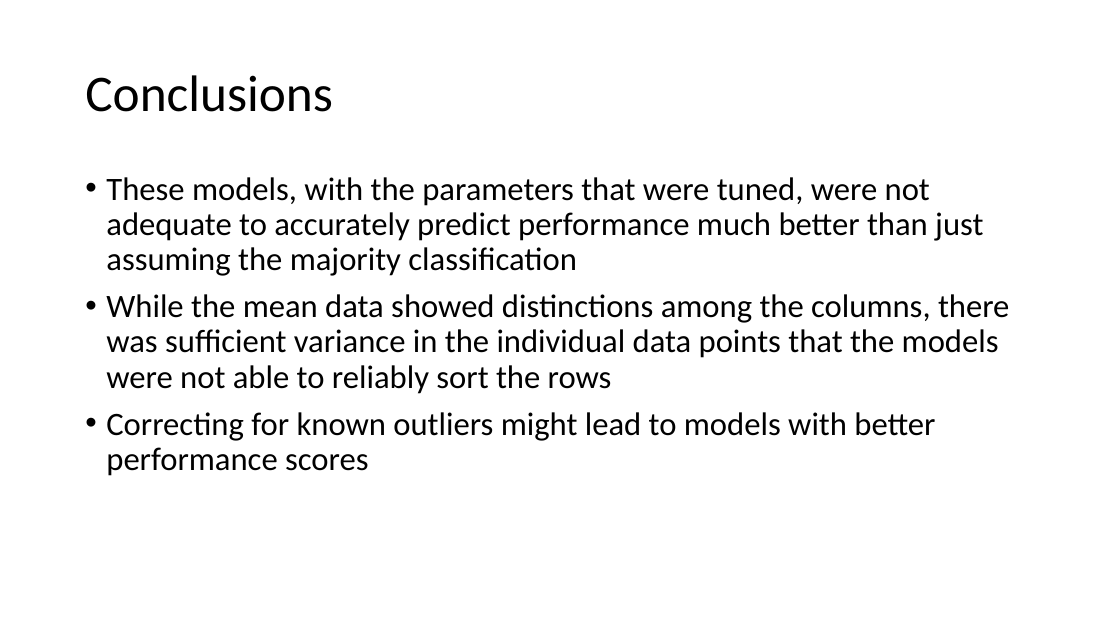
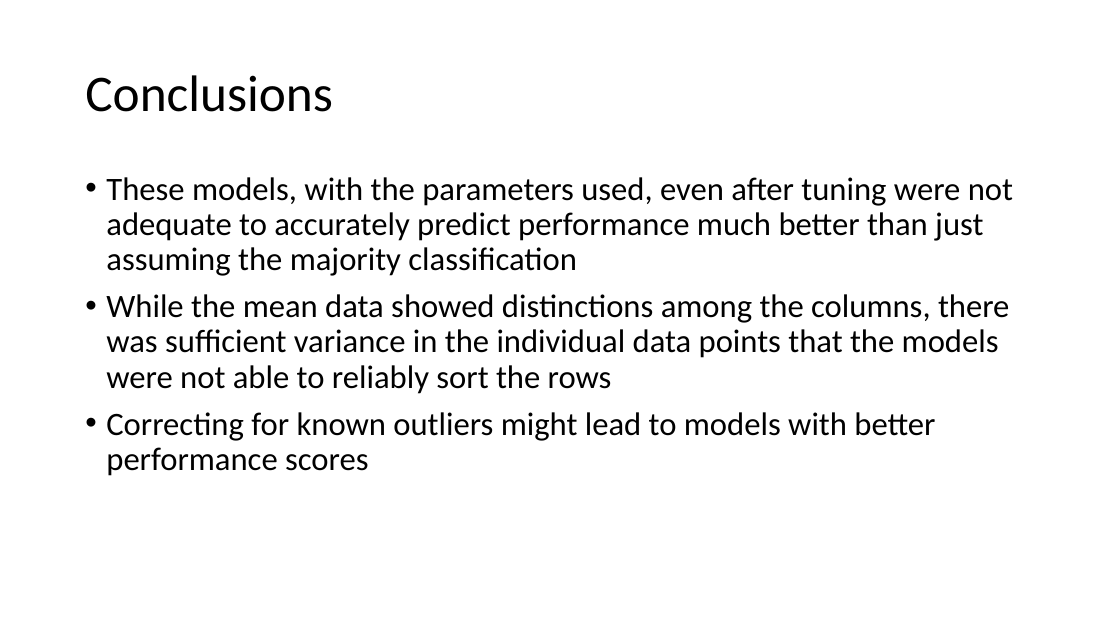
Before and after one commit to becbowen/GAFinalProject, a slide deck: slide 9 of final/classProjectPresentation.pptx. Drawn at 1120x630 pixels with LibreOffice and Linux fonts; fonts in the diff are those of the drawing. Boxes give left, top, right and bottom in pixels: in the first picture for what was removed or moved away, otherwise in the second. Text is boxed around its words. In the diff, an @@ line names an element or a change of style, - is before the commit and + after.

```diff
--- a/final/classProjectPresentation.pptx
+++ b/final/classProjectPresentation.pptx
@@ text at (x1=106, y1=177, x2=1013, y2=276): text changed @@
-• These models, with the parameters that were tuned, were not adequate to accurately predict performance much better than just assuming the majority classification
+• These models, with the parameters used, even after tuning were not adequate to accurately predict performance much better than just assuming the majority classification
```
Also in this commit, not shown: 3 other slides changed.
